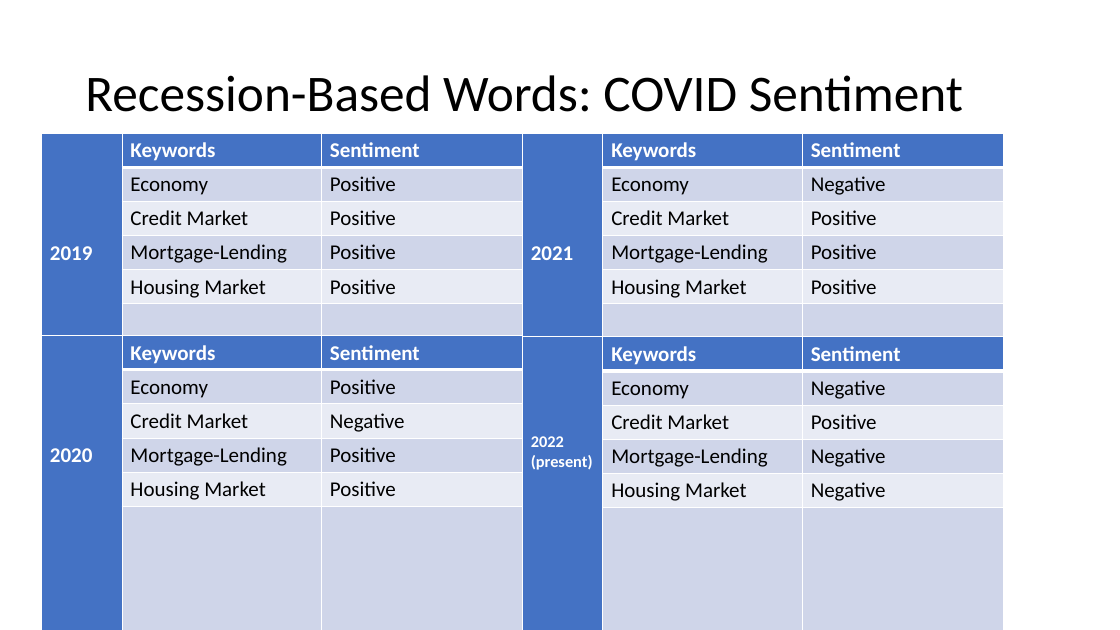
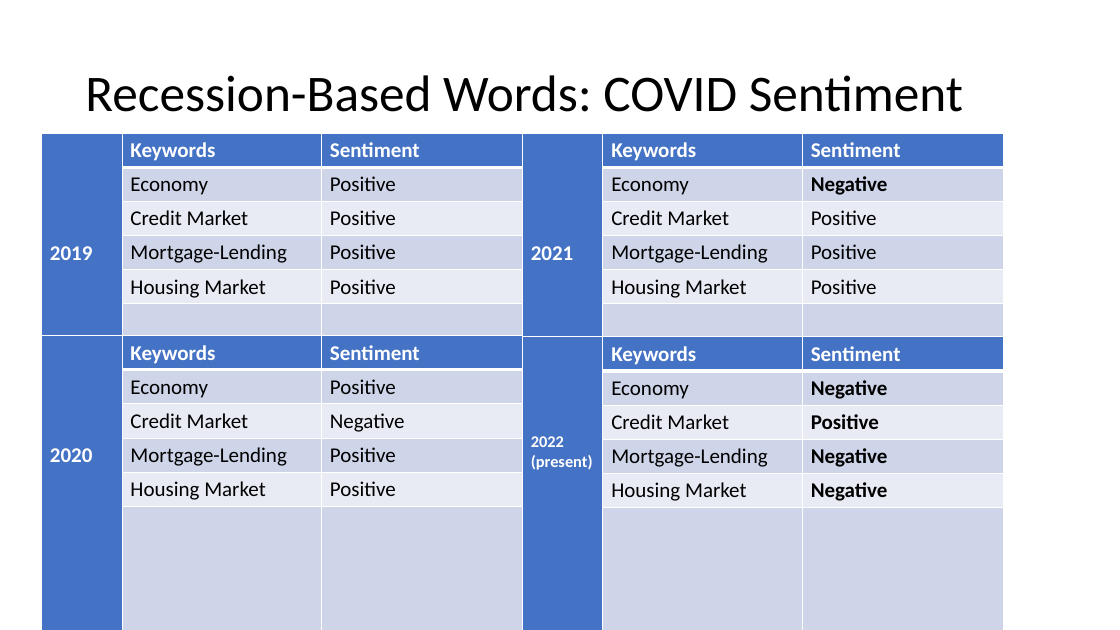
Before and after one commit to dsstudent2022/NLP-Spring-2022-Group5, a slide deck: slide 13 of final-group-presentation.pptx (slide 12 before the commit). Drawn at 1120x630 pixels with LibreOffice and Linux fonts; fonts in the diff are those of the drawing. Boxes give left, top, right and bottom in pixels: in the first picture for what was removed or moved away, otherwise in the second. Text is boxed around its words. In the diff, an @@ line names an element or a change of style, - is before the commit and + after.

```diff
--- a/final-group-presentation.pptx
+++ b/final-group-presentation.pptx
@@ table at [523,134,1004,338] @@
@@ bold on in "Negative" @@
@@ table at [523,337,1004,541] @@
@@ bold on in "Negative", "Positive", "Negative", "Negative" @@
```
Also in this commit, not shown: 6 other slides changed, 1 slide added.
